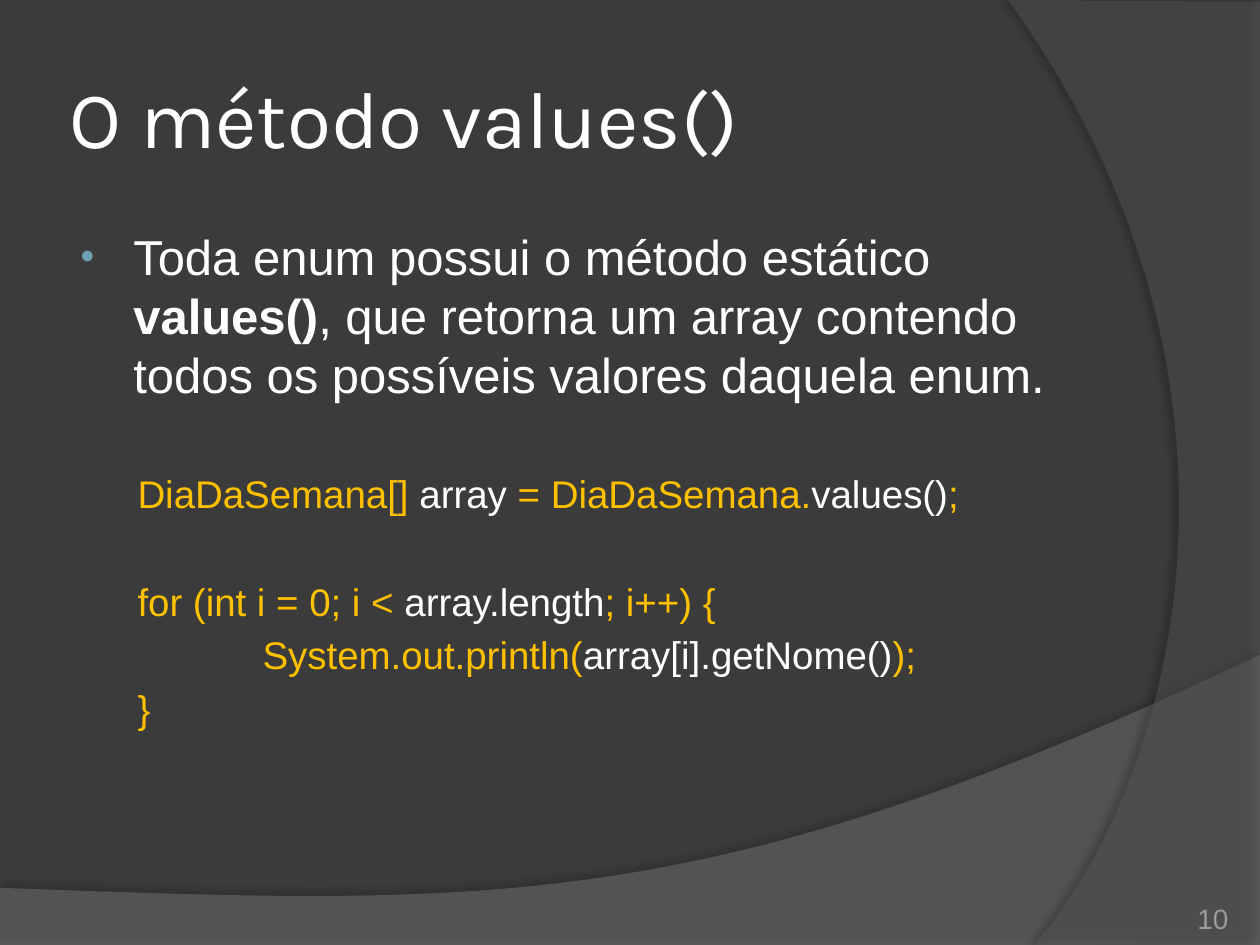
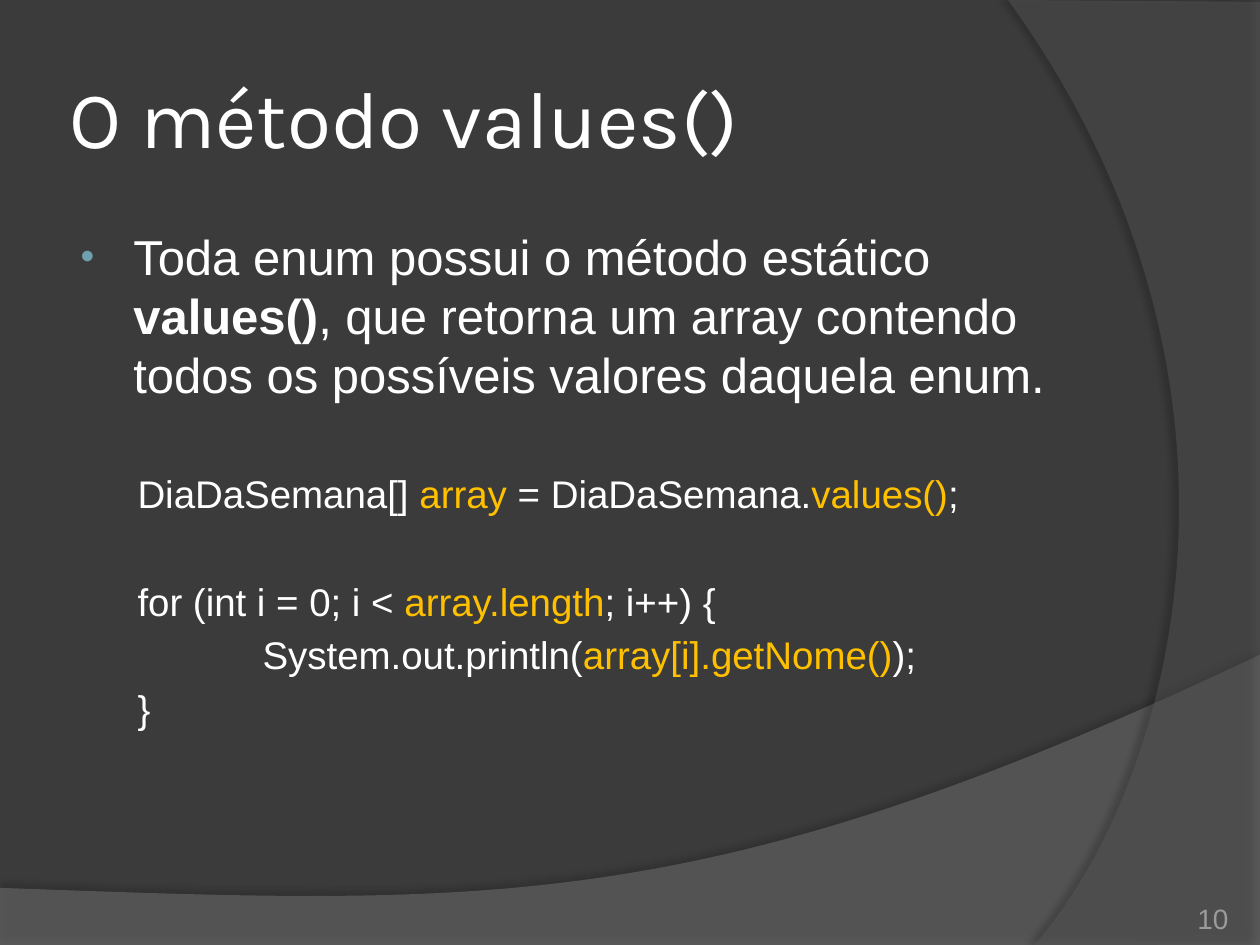
Before and after one commit to duchesqui/slzvieira-training, a slide deck: slide 10 of trunk/2-Java-Programmer-Modulo-II/04.Capitulo01.pptx. Drawn at 1260x945 pixels with LibreOffice and Linux fonts; fonts in the diff are those of the drawing. Boxes give left, top, right and bottom in pixels: in the first picture for what was removed or moved away, otherwise in the second. Text is boxed around its words. In the diff, an @@ line names an element or a change of style, - is before the commit and + after.

```diff
--- a/trunk/2-Java-Programmer-Modulo-II/04.Capitulo01.pptx
+++ b/trunk/2-Java-Programmer-Modulo-II/04.Capitulo01.pptx
@@ text at [138, 480, 959, 677]: text colour #FFC000 to #FFFFFF in "DiaDaSemana[] = DiaDaSemana.values();", "for (int i = 0; i < ...", "System.out.println(array[i].getNome());", "}"; text colour #FFFFFF to #FFC000 in "array DiaDaSemana.values();", "array.length;", "System.out.println(array[i].getNome());" @@
```
Also in this commit, not shown: 6 other slides changed, 11 other files.
